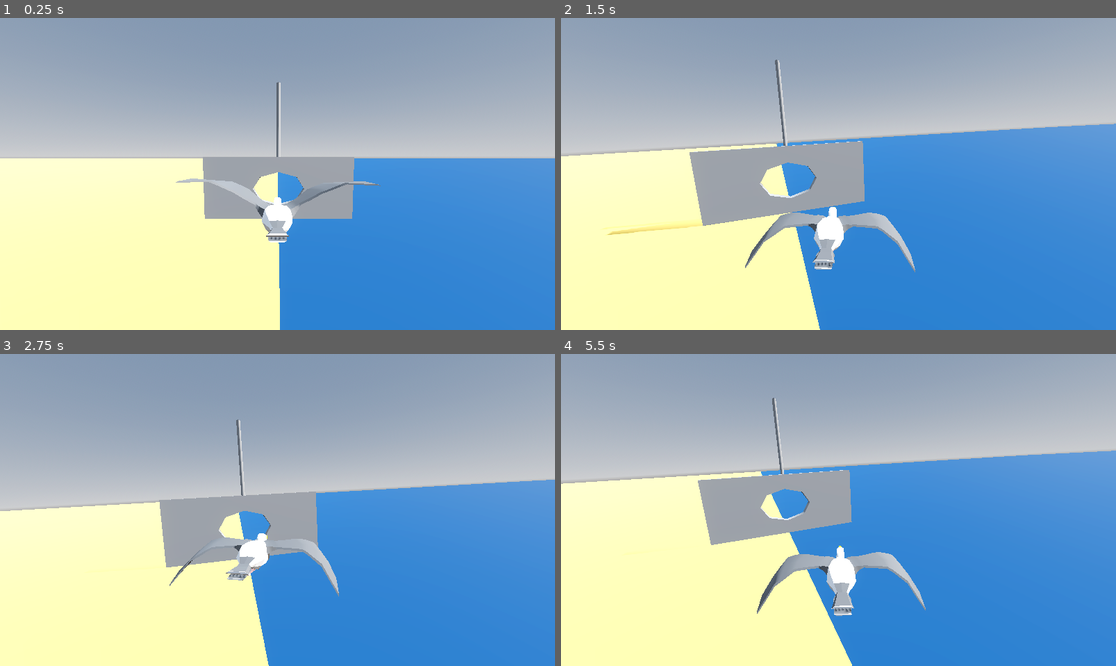
Above: before the commit, frames 1-4 (two rows, left to right).
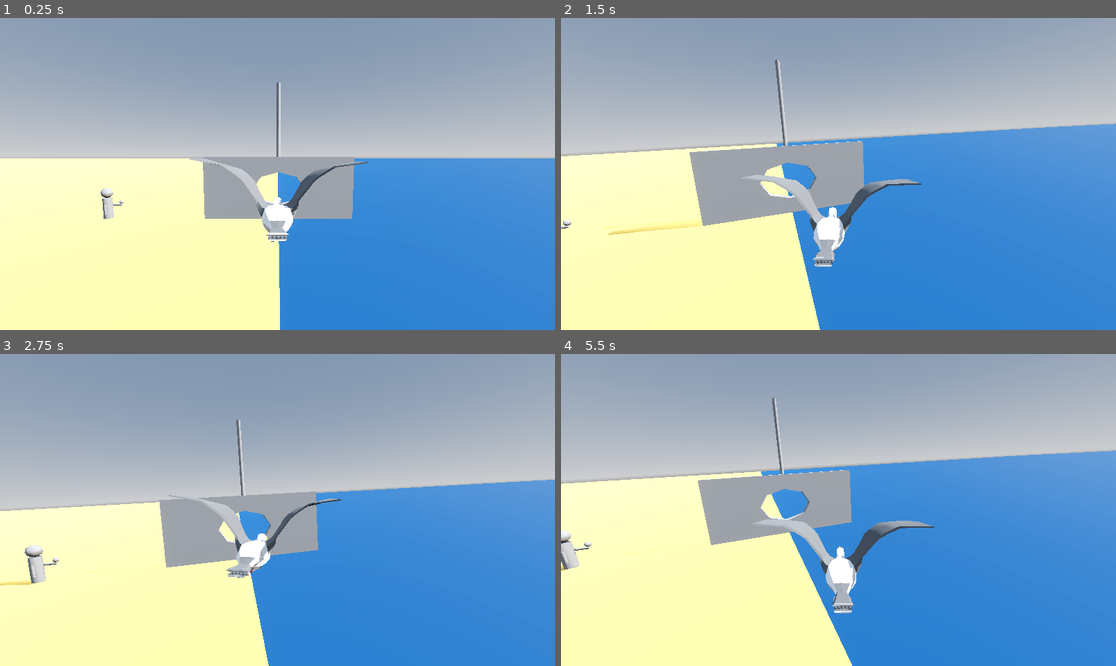
Above: after the commit, the same moments.

Repository: Wiwiweb/StMaloGull
Game: Godot game, scene res://main.tscn
The game is run twice, just before and just after one commit, with the same random seed, the same clock (stepped at 60 frames per second) and the same inputs.
Inputs:
- Up to frame 1 (0.25 s): no input
- Up to frame 2 (1.5 s): hold D (move_right) 0.53-1.28 s; tap Space (flap) at 0.77, 1.07 s; hold S (move_down) from 1.28 s (still down)
- Up to frame 3 (2.75 s): tap Space (flap) at 1.52, 1.82 s; release S (move_down) at 2.03 s; hold D (move_right) from 2.03 s (still down)
- Up to frame 4 (5.5 s): release D (move_right) at 2.78 s; hold W (move_up) 2.78-3.53 s; tap Space (flap) at 3.02, 3.32, 3.77, 4.07, 4.52, 4.82 s; hold A (move_left) 3.53-5.03 s; hold S (move_down) from 5.03 s (still down)

The runs differ from the first frame. In frame 1, 1.4% of the frame differs, in the area x 18-69%, y 44-72%; in frame 2, 2.0%; in frame 3, 1.6%; in frame 4, 2.5%, in the area x 0-68%, y 53-84%.

Commit message:
Add target person with food

Diff:
--- a/main.tscn
+++ b/main.tscn
@@ -1,6 +1,7 @@
 [gd_scene format=3 uid="uid://bsyjgrubyptmn"]
 
 [ext_resource type="PackedScene" uid="uid://dpo6hfn0qatdr" path="res://scenes/player/player.tscn" id="1_ig7tw"]
+[ext_resource type="PackedScene" uid="uid://2pqolrcqkusk" path="res://scenes/target_person.tscn" id="2_0xm2m"]
 
 [sub_resource type="ProceduralSkyMaterial" id="ProceduralSkyMaterial_7dm0k"]
 sky_horizon_color = Color(0.66224277, 0.6717428, 0.6867428, 1)
@@ -76,3 +77,8 @@
 
 [node name="Node3D" type="Node3D" parent="." unique_id=1609681491]
 transform = Transform3D(1, 0, 0, 0, 1, 0, 0, 0, 1, 16.400002, 0, 60.4)
+
+[node name="Targets" type="Node" parent="." unique_id=1671718103]
+
+[node name="TargetPerson" parent="Targets" unique_id=1656134224 instance=ExtResource("2_0xm2m")]
+transform = Transform3D(5, 0, 0, 0, 5, 0, 0, 0, 5, -86.700005, 0, 0.3)
--- a/scenes/player/seagull_local.tscn
+++ b/scenes/player/seagull_local.tscn
@@ -171,8 +171,7 @@
 
 [sub_resource type="Animation" id="Animation_68lak"]
 resource_name = "Take 001"
-length = 1.2083334
-loop_mode = 1
+length = 1.8333334
 tracks/0/type = "rotation_3d"
 tracks/0/imported = true
 tracks/0/enabled = true
@@ -282,7 +281,7 @@
 bones/2/rest = Transform3D(0.9939754, -0.10935031, -0.0074448995, 0.10933019, 0.9940008, -0.0030588305, 0.0077347197, 0.0022264498, 0.99996763, 25.935974, 0.84174126, 0.006579952)
 bones/2/enabled = true
 bones/2/position = Vector3(25.935974, 0.84174126, 0.006579952)
-bones/2/rotation = Quaternion(0.0011269544, -0.0037493405, 0.058624826, 0.9982724)
+bones/2/rotation = Quaternion(-0.0019483527, -0.0031267295, 0.1183004, 0.992971)
 bones/2/scale = Vector3(1, 1, 1)
 bones/3/name = "joint3_02"
 bones/3/parent = 2
@@ -295,15 +294,15 @@
 bones/4/parent = 1
 bones/4/rest = Transform3D(-0.10965145, -0.06249301, 0.9920036, -0.38279343, 0.92369753, 0.015877739, -0.9173035, -0.37799144, -0.12520671, 0.29841954, 1.9217027, -9.243993)
 bones/4/enabled = true
-bones/4/position = Vector3(0.27631024, 2.2411332, -9.243993)
-bones/4/rotation = Quaternion(-0.17052358, 0.728255, -0.14530392, 0.64765203)
+bones/4/position = Vector3(0.036100566, 5.711635, -9.243993)
+bones/4/rotation = Quaternion(0.18629295, 0.71461433, 0.26384026, 0.62049156)
 bones/4/scale = Vector3(1, 1, 1)
 bones/5/name = "joint5_04"
 bones/5/parent = 4
 bones/5/rest = Transform3D(0.6060913, -0.06348824, -0.7928572, -0.068767585, 0.9888942, -0.1317546, 0.79241675, 0.1343782, 0.5949943, 22.201698, 5.703675, -0.8169624)
 bones/5/enabled = true
 bones/5/position = Vector3(22.201698, 5.703675, -0.8169624)
-bones/5/rotation = Quaternion(0.078344695, -0.3585841, 0.30287614, 0.8795145)
+bones/5/rotation = Quaternion(-2.0372681e-10, -0.3751854, -1.8626451e-09, 0.92694986)
 bones/5/scale = Vector3(1, 1, 1)
 bones/6/name = "joint6_05"
 bones/6/parent = 5
@@ -316,15 +315,15 @@
 bones/7/parent = 1
 bones/7/rest = Transform3D(-0.15902388, -0.07110576, -0.9847108, -0.42459923, 0.9053758, 0.0031928122, 0.8913063, 0.41861516, -0.17416787, 0.08904661, 1.9420743, 9.107804)
 bones/7/enabled = true
-bones/7/position = Vector3(0.07033411, 2.212429, 9.107804)
-bones/7/rotation = Quaternion(0.16915299, -0.7472654, -0.14617854, 0.6257904)
+bones/7/position = Vector3(-0.15689126, 5.495336, 9.107804)
+bones/7/rotation = Quaternion(-0.19943342, -0.72547174, 0.28152508, 0.5955341)
 bones/7/scale = Vector3(0.99999994, 1, 1)
 bones/8/name = "joint8_07"
 bones/8/parent = 7
 bones/8/rest = Transform3D(0.5277748, -0.13763507, 0.8381589, -0.035232812, 0.98238724, 0.18350449, -0.84865326, -0.12637973, 0.51363, 21.955511, 5.9061317, 0.26390383)
 bones/8/enabled = true
 bones/8/position = Vector3(21.955511, 5.9061317, 0.26390383)
-bones/8/rotation = Quaternion(-0.08598532, 0.40029263, 0.31436133, 0.85647494)
+bones/8/rotation = Quaternion(-2.3283062e-09, 0.41578865, 0, 0.90946126)
 bones/8/scale = Vector3(0.99999994, 0.99999994, 1)
 bones/9/name = "joint9_08"
 bones/9/parent = 8
@@ -337,7 +336,7 @@
 bones/10/parent = 1
 bones/10/rest = Transform3D(-0.9305836, -0.3650968, 0.026807467, -0.3651811, 0.93093467, 0.0018554702, -0.025633426, -0.00806291, -0.9996389, -7.233812, -2.775824, -0.046473306)
 bones/10/enabled = true
-bones/10/position = Vector3(-7.2326326, -2.7928655, -0.046473306)
+bones/10/position = Vector3(-7.2144094, -3.0561466, -0.046473306)
 bones/10/rotation = Quaternion(-0.18582296, 0.9824914, -0.0015795148, 0.013343855)
 bones/10/scale = Vector3(1, 1, 1)
 bones/11/name = "joint11_010"
@@ -345,7 +344,7 @@
 bones/11/rest = Transform3D(0.3162399, -0.28453884, -0.90500283, -0.28667137, 0.88070226, -0.3770717, 0.90432954, 0.37868348, 0.19694406, 4.4733686, 6.4749384, 0.018061943)
 bones/11/enabled = true
 bones/11/position = Vector3(4.4733686, 6.4749384, 0.018061943)
-bones/11/rotation = Quaternion(0.24363664, -0.58497095, -0.0014421341, 0.77359426)
+bones/11/rotation = Quaternion(0.23447306, -0.58895725, -0.013151216, 0.773291)
 bones/11/scale = Vector3(1, 1, 1)
 bones/12/name = "joint12_011"
 bones/12/parent = 11
@@ -376,5 +375,6 @@
 skin = SubResource("Skin_relo6")
 
 [node name="AnimationPlayer" type="AnimationPlayer" parent="." unique_id=394747032]
+active = false
 libraries/ = SubResource("AnimationLibrary_e5edj")
 autoplay = &"Take 001"
--- /dev/null
+++ b/scenes/target_person.tscn
@@ -0,0 +1,28 @@
+[gd_scene format=3 uid="uid://2pqolrcqkusk"]
+
+[node name="TargetPerson" type="Node3D" unique_id=1656134224]
+transform = Transform3D(5, 0, 0, 0, 5, 0, 0, 0, 5, 0, 0, 0)
+
+[node name="CSGSphere3D" type="CSGSphere3D" parent="." unique_id=814684992]
+transform = Transform3D(1, 0, 0, 0, 1, 0, 0, 0, 1, 0, 2.6000001, 0)
+use_collision = true
+
+[node name="CSGCylinder3D" type="CSGCylinder3D" parent="." unique_id=1813029652]
+transform = Transform3D(1, 0, 0, 0, 1, 0, 0, 0, 1, 0, 1.0500001, 0)
+use_collision = true
+radius = 0.4
+height = 2.1
+
+[node name="CSGCylinder3D2" type="CSGCylinder3D" parent="." unique_id=559905264]
+transform = Transform3D(-4.371139e-08, 1, 0, -1, -4.371139e-08, 0, 0, 0, 1, 0.5375001, 1.3000001, -0.4)
+radius = 0.1
+height = 1.175
+
+[node name="CSGCylinder3D3" type="CSGCylinder3D" parent="." unique_id=334679843]
+transform = Transform3D(-1, -8.742278e-08, 0, 8.742278e-08, -1, 0, 0, 0, 1, 0.1375001, 1, 0.49999997)
+radius = 0.1
+height = 0.9499999
+
+[node name="CSGSphere3D2" type="CSGSphere3D" parent="." unique_id=452510443]
+transform = Transform3D(1, 0, 0, 0, 1, 0, 0, 0, 1, 1.0999999, 1.6000004, -0.40000007)
+radius = 0.2
